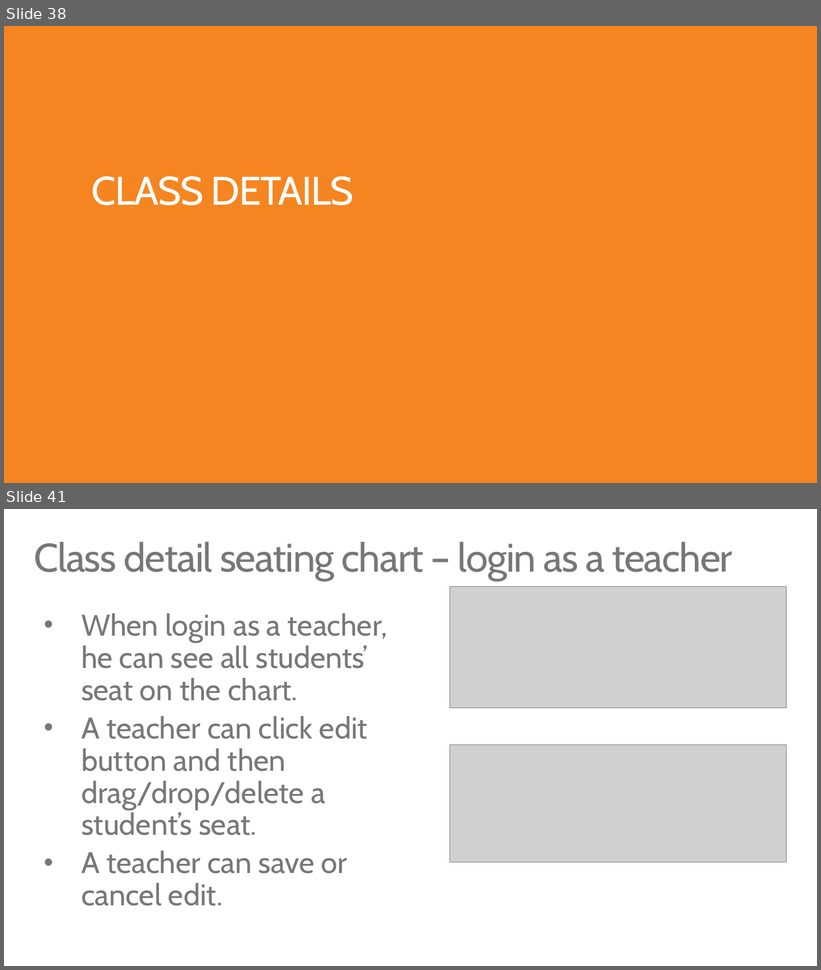
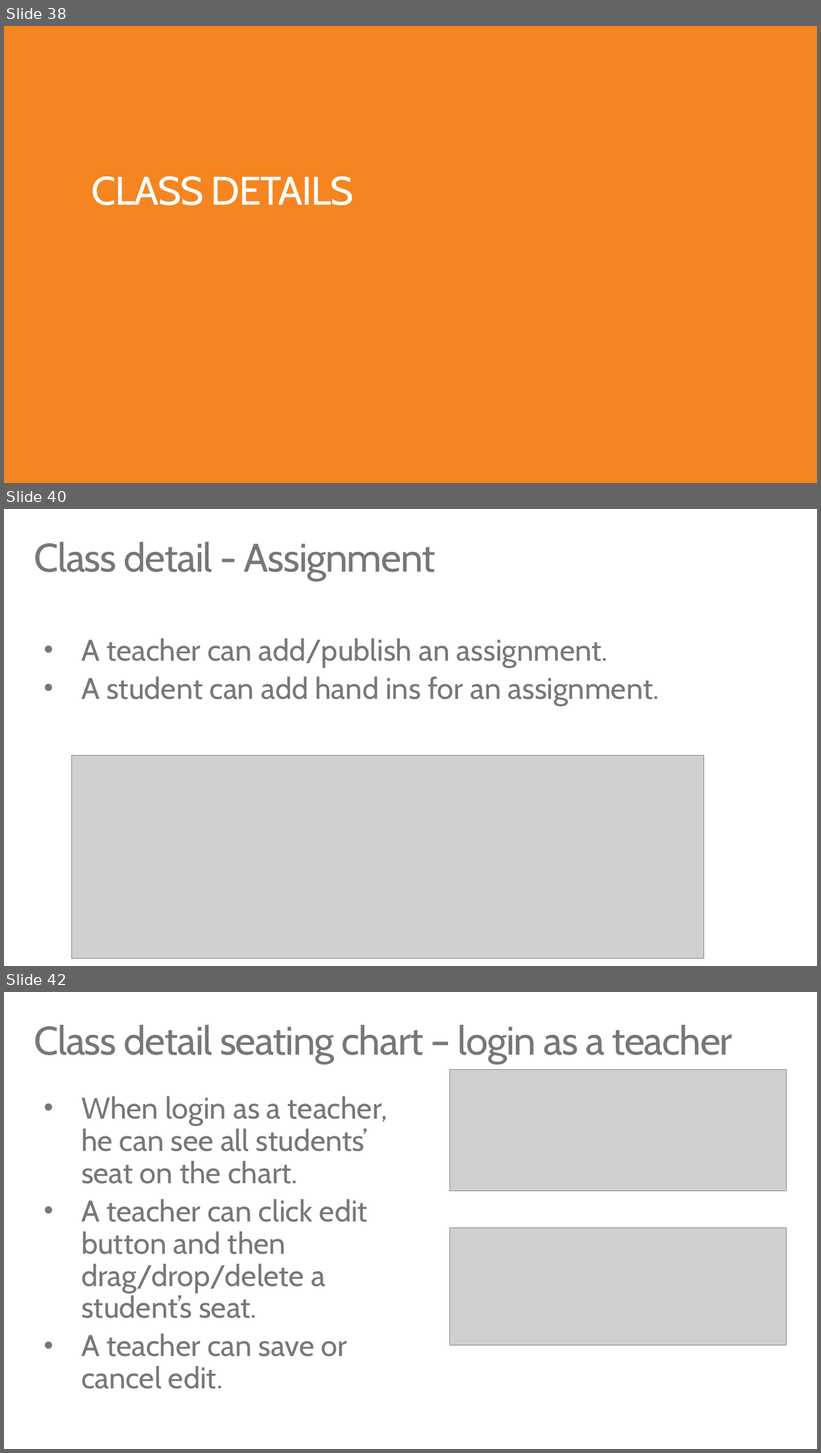
Before and after one commit to TylerLu/EDUGraphAPI-Ruby, a slide deck: EDU GRAPH-API Demo Script.pptx. Shown one above the other, each under a label of ours: slides 38 and 41 before the commit, slides 38, 40 and 42 after it; the slides between them are not shown. The pictures are 821x970 and 821x1453 pixels, drawn with LibreOffice and Linux fonts; fonts in the diff are those of the drawing; grey boxes stand for pictures. Boxes give left, top, right and bottom in pixels: in the first picture for what was removed or moved away, otherwise in the second. Text is boxed around its words. In the diff, an @@ line names an element or a change of style, - is before the commit and + after.

Commit message:
Update screenshot.

```diff
--- a/EDU GRAPH-API Demo Script.pptx
+++ b/EDU GRAPH-API Demo Script.pptx
@@ slide 40 added at bbox=[4, 509, 817, 966], background #FFFFFF @@
@@ title added at bbox=[34, 542, 436, 581], 48 pt, text #777778 @@
+Class detail - Assignment
@@ text added at bbox=[81, 638, 659, 706], 36 pt, text #777778 @@
+• A teacher can add/publish an assignment.
+• A student can add hand ins for an assignment.
@@ picture added at bbox=[71, 755, 704, 958] @@
@@ what was slide 41 is now slide 42 @@
```
Also in this commit, not shown: 6 slides changed, 2 slides removed.
